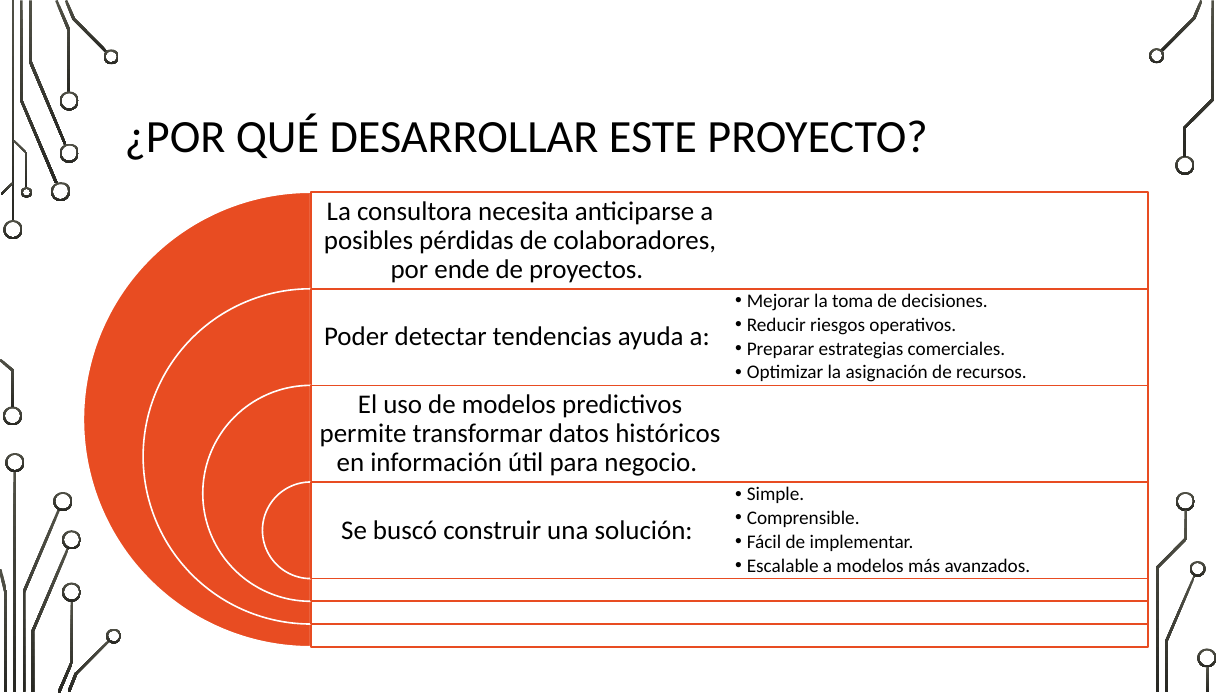
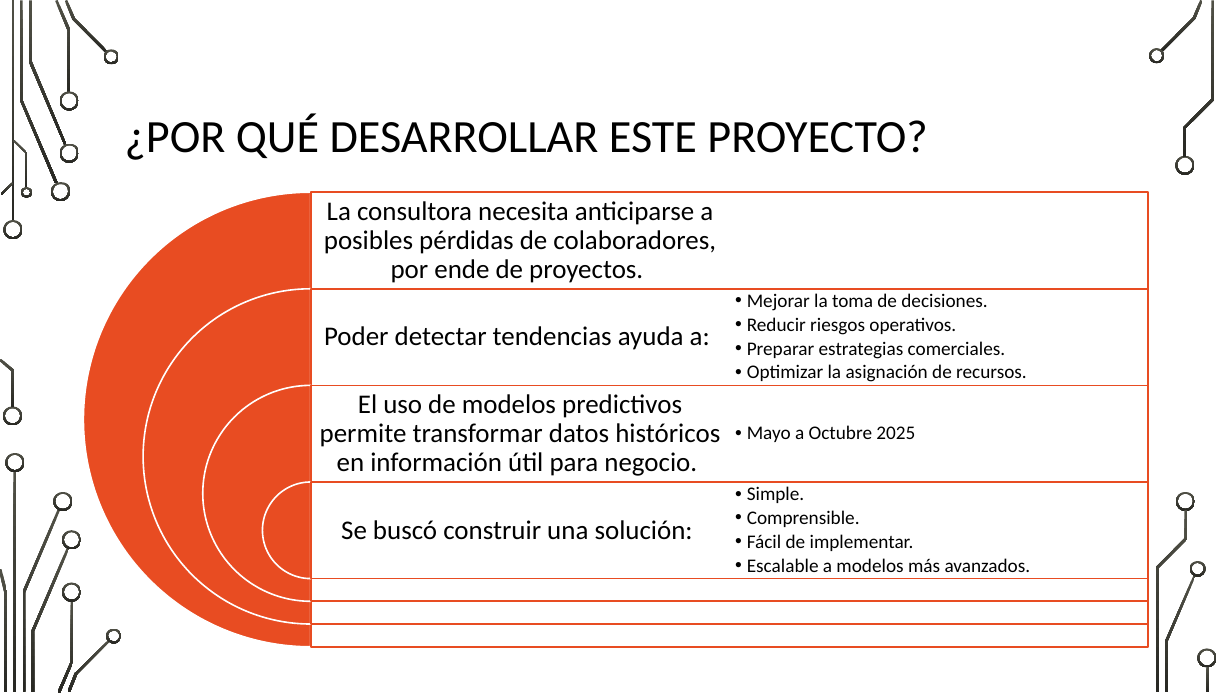
Before and after one commit to dani23gv/ProyectoFinalPython, a slide deck: slide 4 of ProyectoFinalUTEC_DanielGranados_Presentacion.pptx. Drawn at 1232x693 pixels with LibreOffice and Linux fonts; fonts in the diff are those of the drawing; background and template pictures are left out. Boxes give left, top, right and bottom in pixels: in the first picture for what was removed or moved away, otherwise in the second. Text is boxed around its words. In the diff, an @@ line names an element or a change of style, - is before the commit and + after.

```diff
--- a/ProyectoFinalUTEC_DanielGranados_Presentacion.pptx
+++ b/ProyectoFinalUTEC_DanielGranados_Presentacion.pptx
@@ text added at bbox=[747, 425, 915, 442], 15 pt, text #000000 @@
+  • Mayo a Octubre 2025
```
Also in this commit, not shown: 6 other slides changed, 2 slides added, 1 slide removed.
